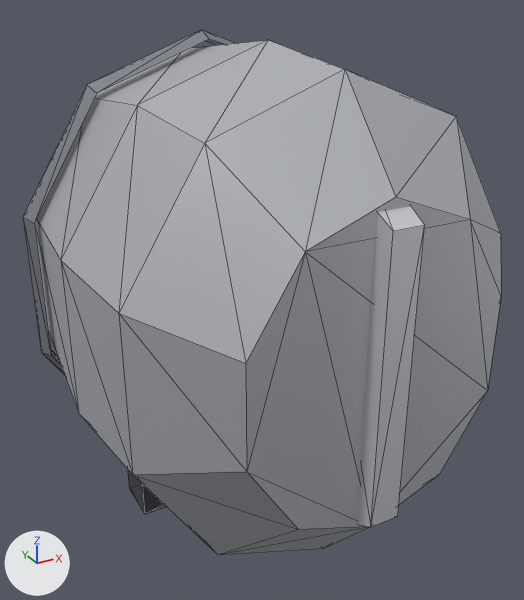
A saved change to the glTF model client/public/models/armour/helm_full.glb.
Both versions are drawn from a camera (50 mm lens) standing at (-0.562, -3.642, 0.568) and looking at (-0.001, -2.621, 0.058). The axes (+X, +Y, +Z) are drawn at lower left. The lights are the same throughout. The older version comes first. Mesh edges are drawn as thin lines. Vertices at exactly the same position are counted once.

Script lines for the objects in view, before the commit:
```python
me_head_001 = bpy.data.meshes.new('Head.001')
me_head_001.from_pydata(...)  # 152 vertices, 260 faces; spans x -0.344..0.344, y -2.99..-2.14, z -0.387..0.49
# faces by material slot: [96, 112, 12, 40]
me_head_001.materials.append(mat_steel)
me_head_001.materials.append(mat_black)
me_head_001.materials.append(mat_lightsteel)
me_head_001.materials.append(mat_darksteel)
ob_head = bpy.data.objects.new('Head', me_head_001)
ob_head.location = (0.0, 0.0, 0.0)
```
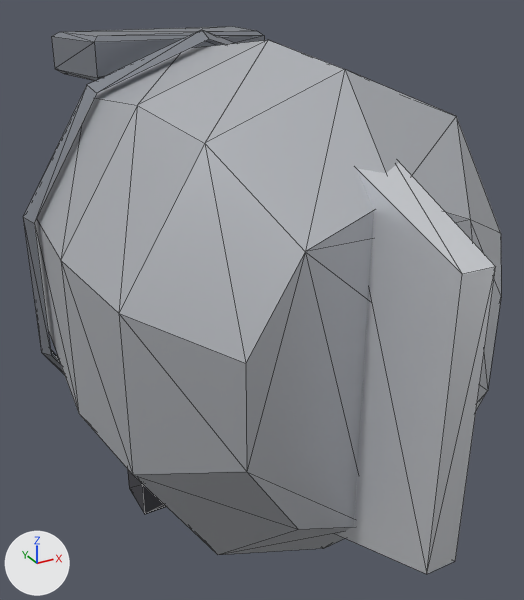
Changed parts and their boxes [x1, y1, x2, y2] in the pictures (524 x 600 px; the box of a moved part takes in the faces that stretch with it):
'Head', reshaped
    before: [23, 30, 501, 555]
    after: [23, 26, 501, 574]
part 1 of me_head_001, moved or reshaped
    before: [357, 206, 425, 527]
    after: [338, 162, 496, 574]
part 2 of me_head_001, added
    after: [51, 26, 264, 81]

The edits, one by one:
me_head_001 is used by ob_head; location (0.0, 0.0, 0.0).
me_head_001 had 152 vertices, 260 faces and spanned x -0.344..0.344, y -2.99..-2.14, z -0.387..0.49.
me_head_001 now has 168 vertices, 288 faces and spans x -0.344..0.344, y -3.11..-2.14, z -0.387..0.49.
me_head_001 part 1: the loose piece of 8 vertices spanning x -0.035..0.035, y -2.99..-2.81, z -0.25..0.39 is scaled about its middle by (1, 1.22, 0.938), then moved by (0.0, -0.1, 0.0).
me_head_001 part 2: a new loose piece of 16 vertices spanning x -0.2..0.2, y -2.32..-2.14, z 0.401..0.479, in mat_darksteel.
